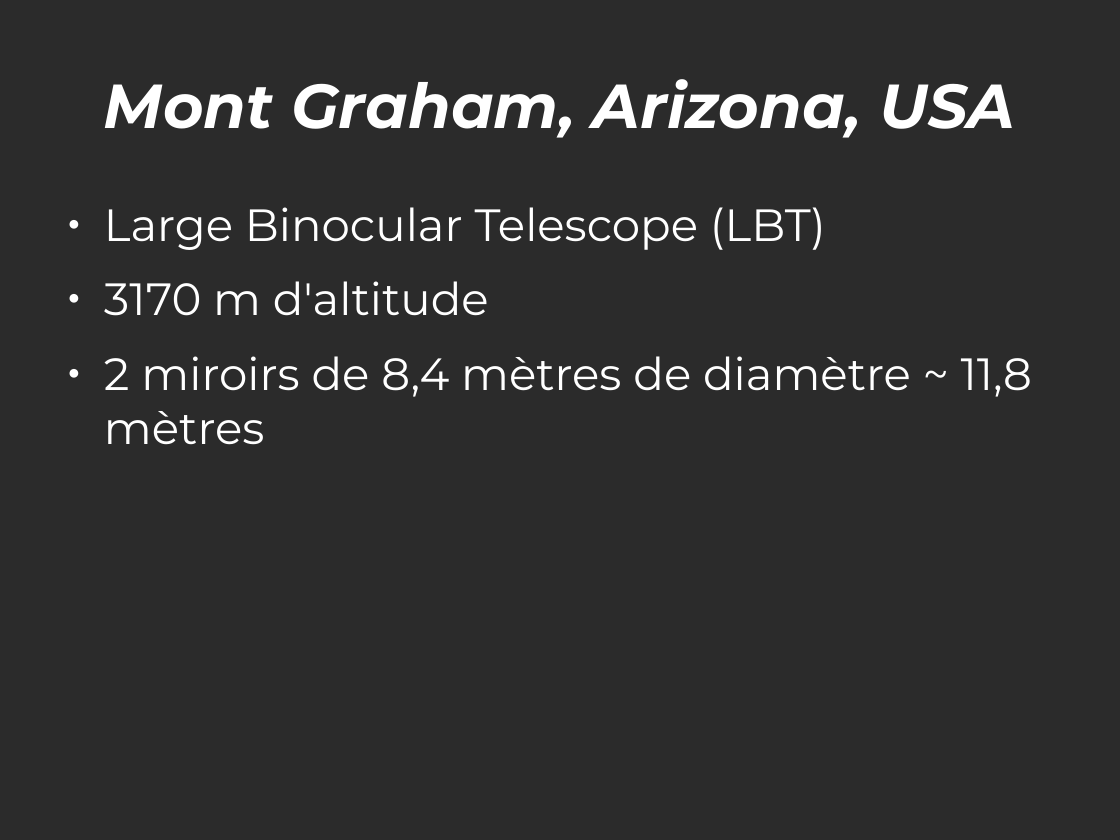
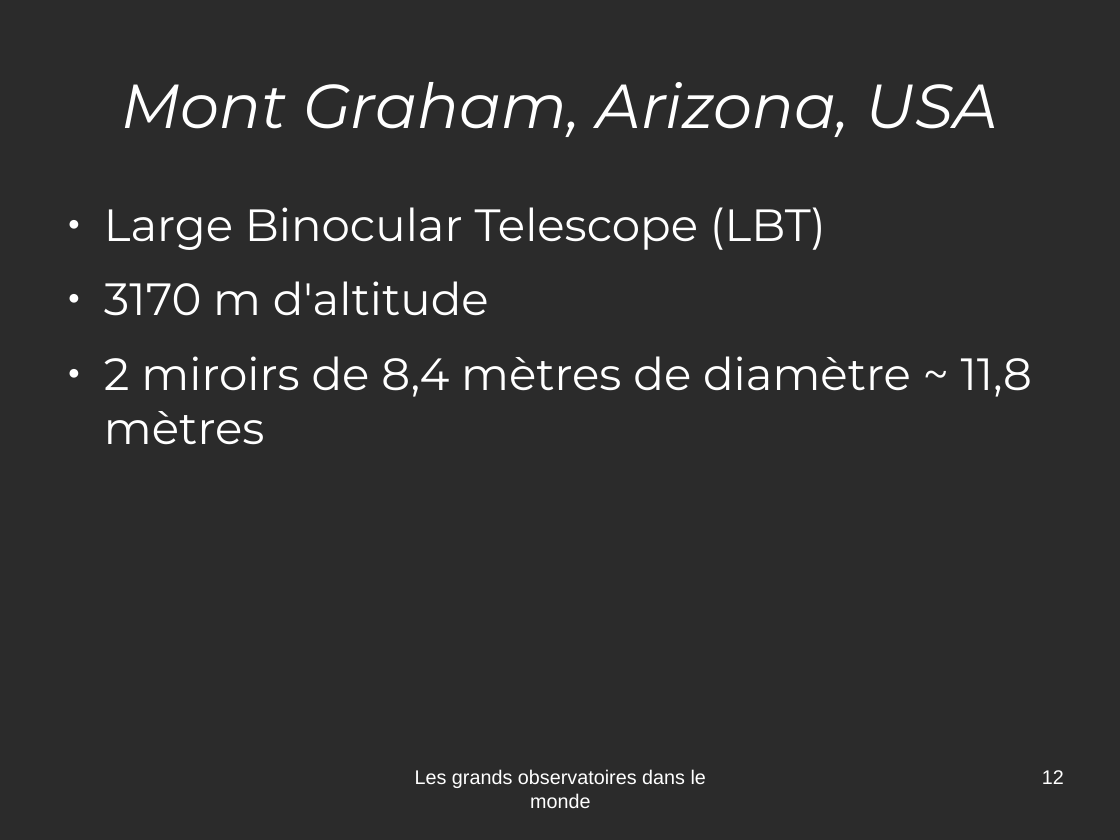
Before and after one commit to jcarnu/qf-astro, a slide deck: slide 12 of Ressources/Presentations/Observatoires.odp (slide 9 before the commit). Drawn at 1120x840 pixels with LibreOffice and Linux fonts; fonts in the diff are those of the drawing; background and template pictures are left out; a plain dark background stands for a picture behind light text. Boxes give left, top, right and bottom in pixels: in the first picture for what was removed or moved away, otherwise in the second. Text is boxed around its words. In the diff, an @@ line names an element or a change of style, - is before the commit and + after.

```diff
--- a/Ressources/Presentations/Observatoires.odp
+++ b/Ressources/Presentations/Observatoires.odp
@@ title "Mont Graham, Arizona, USA": place and size @@
-title "Mont Graham, Arizona, USA" at [104,79,1015,138]
+title "Mont Graham, Arizona, USA" at [121,82,998,137]
@@ title "Mont Graham, Arizona, USA" at [121,82,998,137]: bold off @@
@@ text added at [415,769,706,808], 14 pt, text #FFFFFF @@
+Les grands observatoires dans le monde
@@ page number added at [1042,770,1064,784], 14 pt, text #FFFFFF @@
+12
```
Also in this commit, not shown: 16 other slides changed, 4 slides added, 1 slide removed, 8 other files.
